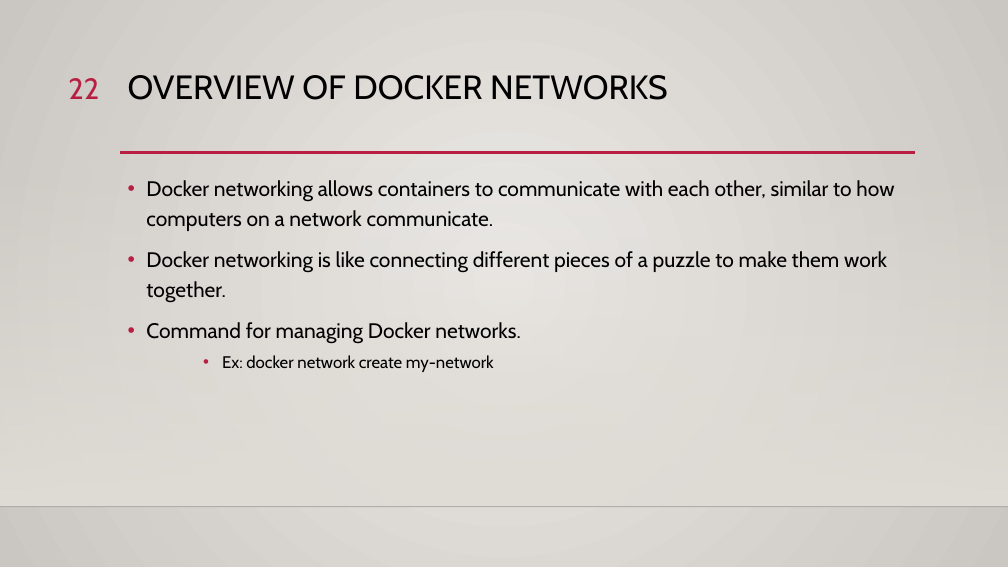
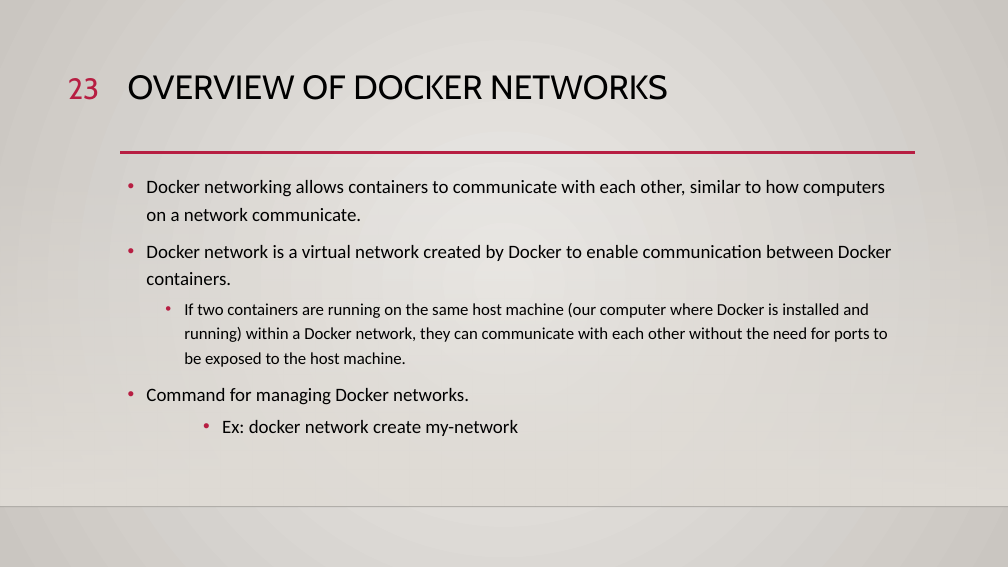
Before and after one commit to ddum-sutd/docker_workshop, a slide deck: slide 23 of Docker_workshop.pptx (slide 22 before the commit). Drawn at 1008x567 pixels with LibreOffice and Linux fonts; fonts in the diff are those of the drawing; background and template pictures are left out. Boxes give left, top, right and bottom in pixels: in the first picture for what was removed or moved away, otherwise in the second. Text is boxed around its words. In the diff, an @@ line names an element or a change of style, - is before the commit and + after.

Commit message:
updated slides moved python running slide

```diff
--- a/Docker_workshop.pptx
+++ b/Docker_workshop.pptx
@@ page number at <box>68,78,99,100</box>: text changed @@
-22
+23
@@ text at <box>146,180,885,436</box>: size 20 to 18 pt in "Docker networking allows containers to communicate with ...", "Command for managing Docker networks."; font Cabin to Calibri in "Docker networking allows containers to communicate with ...", "Command for managing Docker networks.", "Ex: docker network create my-network"; size 16 to 18 pt in "Ex: docker network create my-network" @@
@@ text at <box>146,245,892,367</box>: text changed; size 20 to 16 pt; font Cabin to Calibri @@
-• Docker networking is like connecting different pieces of a puzzle to make them work together.
+• Docker network is a virtual network created by Docker to enable communication between Docker containers.
+  • If two containers are running on the same host machine (our computer where Docker is installed and running) within a Docker network, they can communicate with each other without the need for ports to be exposed to the host machine.
```
Also in this commit, not shown: 11 other slides changed, 1 slide added.
